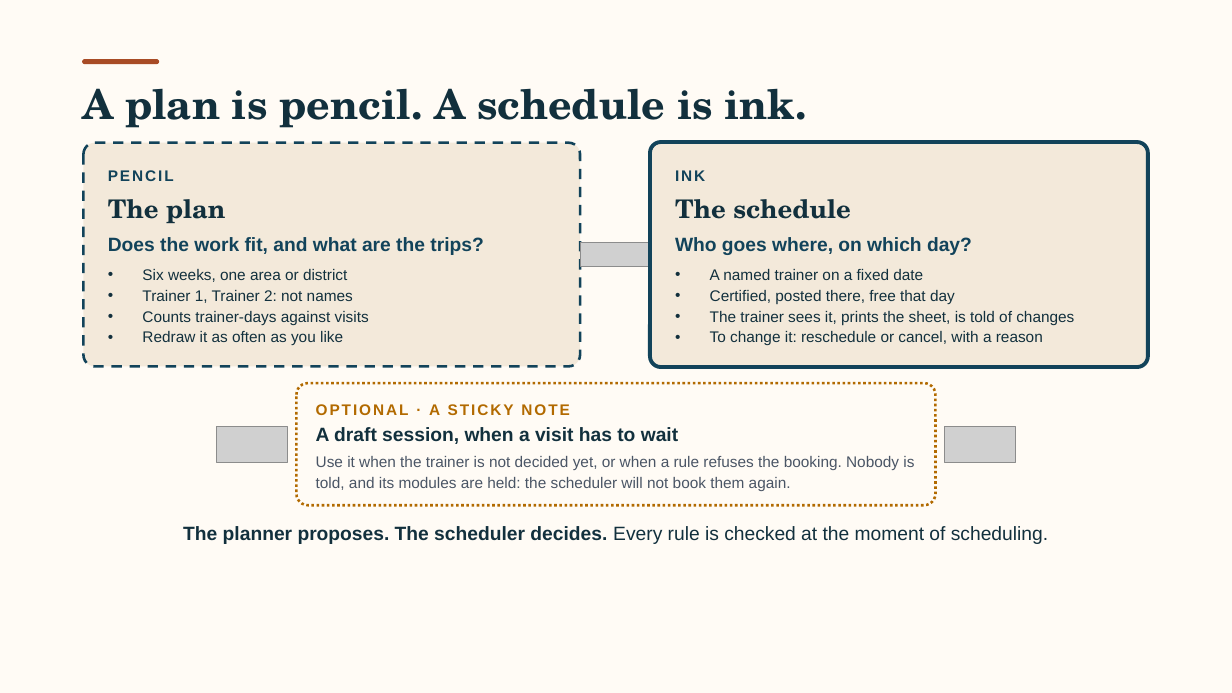
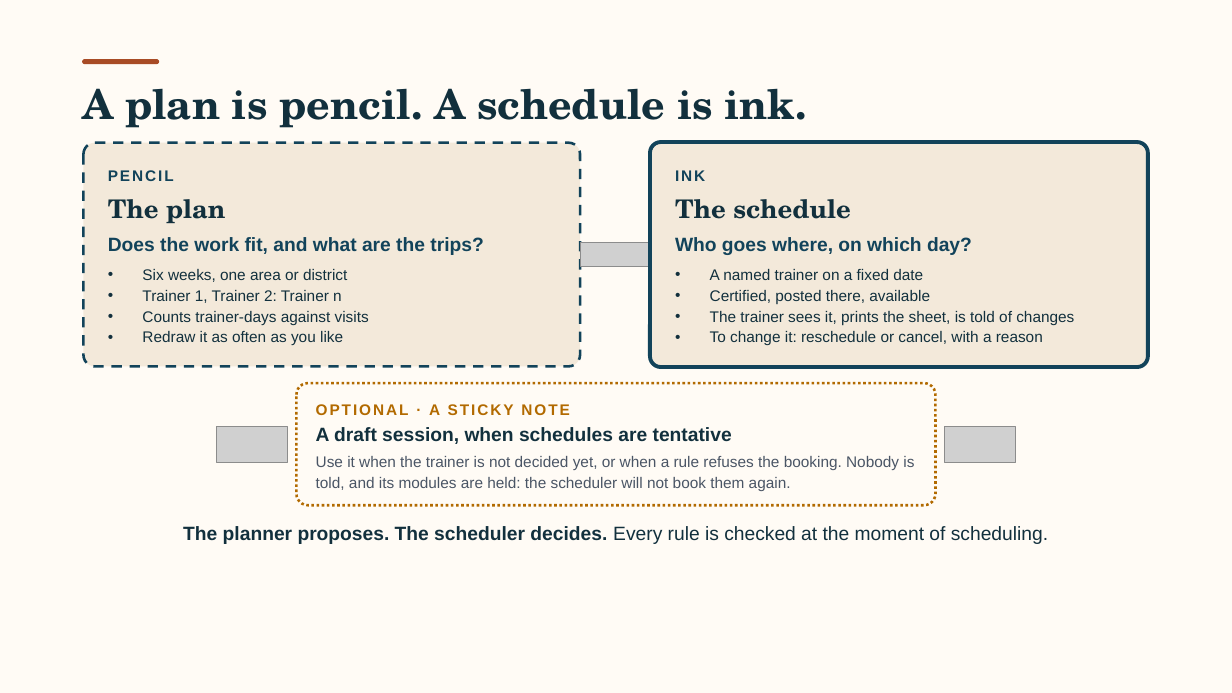
Before and after one commit to andvraman/cmg-cap, a slide deck: slide 3 of CMG-Training-system-introduction.pptx. Drawn at 1232x693 pixels with LibreOffice and Linux fonts; fonts in the diff are those of the drawing; grey boxes stand for pictures. Boxes give left, top, right and bottom in pixels: in the first picture for what was removed or moved away, otherwise in the second. Text is boxed around its words. In the diff, an @@ line names an element or a change of style, - is before the commit and + after.

```diff
--- a/CMG-Training-system-introduction.pptx
+++ b/CMG-Training-system-introduction.pptx
@@ text at bbox=[142, 290, 342, 303]: text changed @@
-• Trainer 1, Trainer 2: not names
+• Trainer 1, Trainer 2: Trainer n
@@ text at bbox=[710, 290, 930, 304]: text changed @@
-• Certified, posted there, free that day
+• Certified, posted there, available
@@ text at bbox=[316, 427, 732, 444]: text changed @@
-A draft session, when a visit has to wait
+A draft session, when schedules are tentative
```
Also in this commit, not shown: 3 other slides changed, 1 other file.
